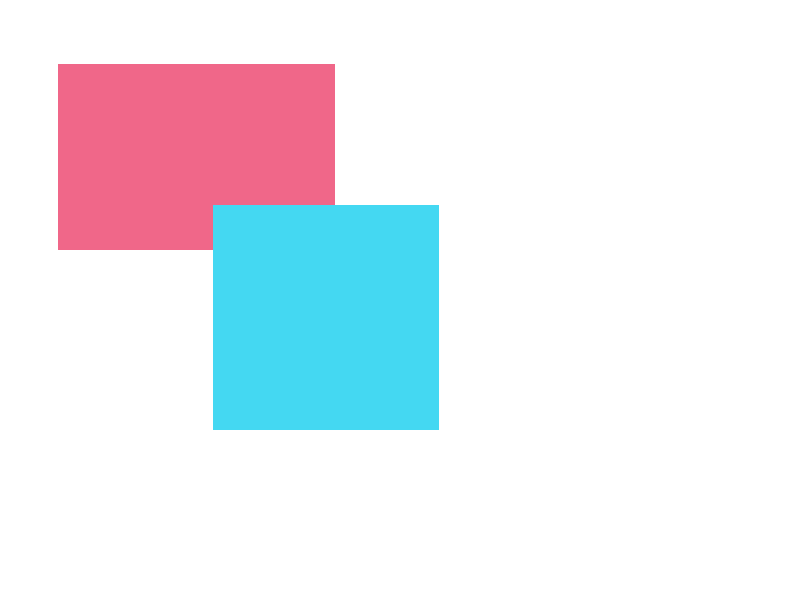
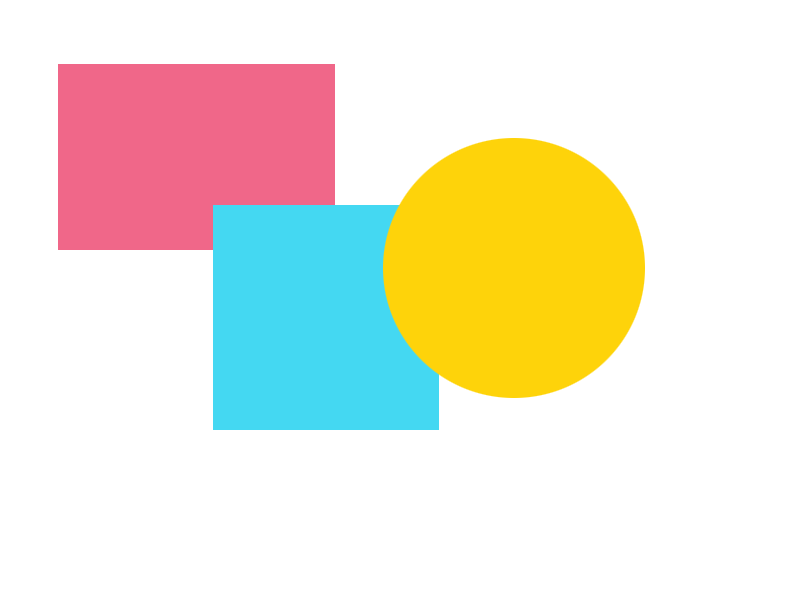
Revision of a layered 800x600 image; what changed, layer by layer:
painted on "Layer 1" over [383, 138, 645, 398]
